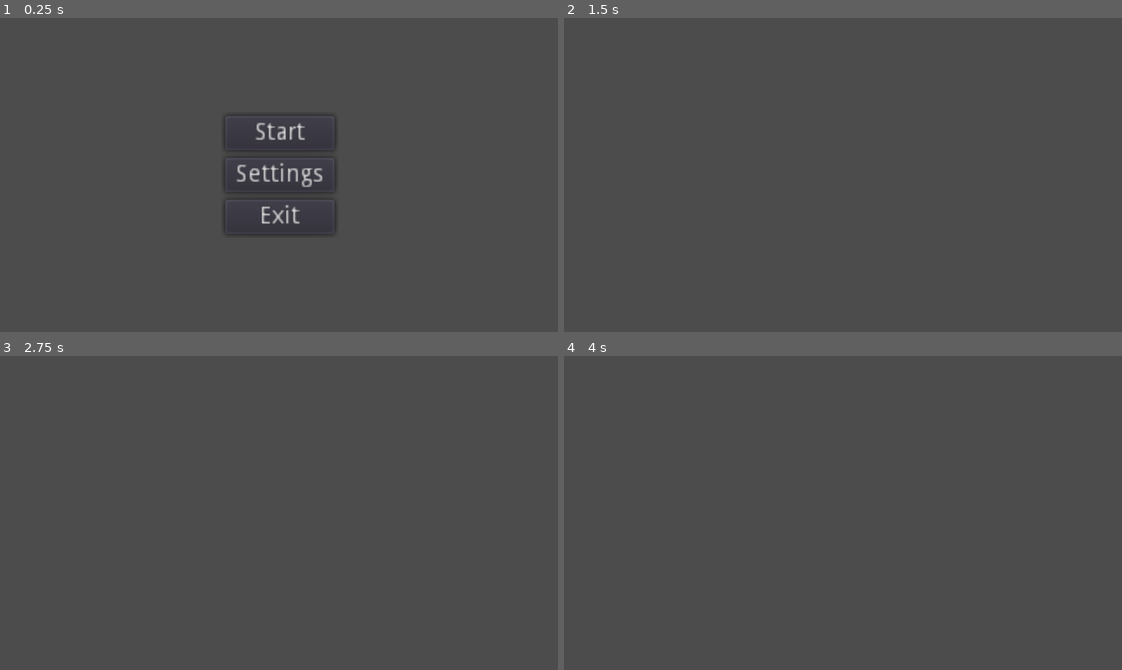
Above: before the commit, frames 1-4 (two rows, left to right).
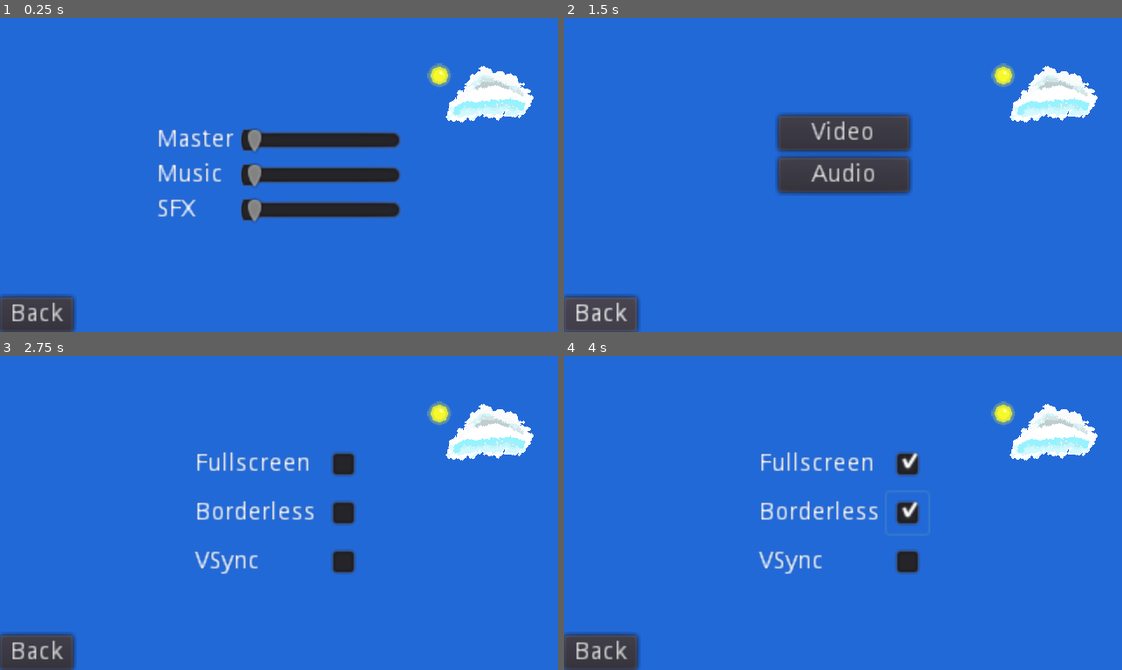
Above: after the commit, the same moments.

Repository: KevCoorp/Qube-Dash
Game: Godot game, scene res://Menu/MainMenu.tscn
Two runs of this game, one before a commit and one after it. Both use one fixed random seed, a clock stepped at 60 frames per second and the inputs below.
Inputs (mouse positions are in pixels of both pictures, inside the frame that each line leads up to):
- Up to frame 1 (0.25 s): no input
- Up to frame 2 (1.5 s): click (843, 134) at 0.5 s, where only the run before the commit has a clickable "Start"; click (603, 313) at 1.25 s, where only the run after the commit has a clickable "Back"
- Up to frame 3 (2.75 s): click (279, 472) at 2 s, where only the run after the commit has a clickable "Video"
- Up to frame 4 (4 s): click (904, 462) at 2.77 s; click (904, 513) at 3.52 s

The runs differ from the first frame. In frame 1, 98% of the frame differs, in the area x 0-100%, y 0-100%; in frame 2, 94%; in frame 3, 99%; in frame 4, 99%.

Commit message:
audio fixes

Diff:
--- a/Level/Level1.tscn
+++ b/Level/Level1.tscn
@@ -15,6 +15,7 @@
 [ext_resource path="res://NextLevel.tscn" type="PackedScene" id=13]
 [ext_resource path="res://Textures/Environment/tree.png" type="Texture" id=14]
 [ext_resource path="res://Menu/MainMenu.tscn" type="PackedScene" id=15]
+[ext_resource path="res://Audio/bgm/overworld.mp3" type="AudioStream" id=16]
 
 [sub_resource type="ConvexPolygonShape2D" id=4]
 points = PoolVector2Array( 18, 18, 0, 18, 0, 0, 18, 0 )
@@ -605,6 +606,10 @@
 position = Vector2( 2014, -13 )
 shape = SubResource( 23 )
 
+[node name="Overworld" type="AudioStreamPlayer2D" parent="."]
+stream = ExtResource( 16 )
+autoplay = true
+
 [connection signal="coin_collected" from="Coins/Coin" to="HUD" method="_on_coin_collected"]
 [connection signal="coin_collected" from="Coins/Coin2" to="HUD" method="_on_coin_collected"]
 [connection signal="coin_collected" from="Coins/Coin3" to="HUD" method="_on_coin_collected"]
--- a/Menu/MainMenu.tscn
+++ b/Menu/MainMenu.tscn
@@ -1,7 +1,9 @@
-[gd_scene load_steps=3 format=2]
+[gd_scene load_steps=5 format=2]
 
 [ext_resource path="res://Script/MainMenu.gd" type="Script" id=1]
-[ext_resource path="res://Audio/bgm/mainmenu.wav" type="AudioStream" id=2]
+[ext_resource path="res://Audio/bgm/mainmenu.mp3" type="AudioStream" id=2]
+[ext_resource path="res://Textures/Environment/sun.png" type="Texture" id=3]
+[ext_resource path="res://Textures/Environment/cloud.png" type="Texture" id=4]
 
 [node name="MainMenu" type="Control"]
 pause_mode = 2
@@ -9,15 +11,28 @@
 anchor_bottom = 1.0
 script = ExtResource( 1 )
 
+[node name="ColorRect" type="ColorRect" parent="."]
+anchor_right = 1.0
+anchor_bottom = 1.0
+color = Color( 0.137255, 0.415686, 0.85098, 1 )
+
+[node name="Cloud" type="Sprite" parent="ColorRect"]
+position = Vector2( 281, 44 )
+scale = Vector2( 0.570313, 0.570313 )
+texture = ExtResource( 4 )
+
+[node name="Sun" type="Sprite" parent="ColorRect"]
+position = Vector2( 252, 33 )
+scale = Vector2( 0.570313, 0.570313 )
+texture = ExtResource( 3 )
+
 [node name="Menu" type="VBoxContainer" parent="."]
-anchor_left = 0.5
-anchor_top = 0.5
-anchor_right = 0.5
-anchor_bottom = 0.5
-margin_left = -31.5
-margin_top = -34.0
-margin_right = 31.5
-margin_bottom = 34.0
+visible = false
+anchor_bottom = 1.0
+margin_left = 10.0
+margin_top = 100.0
+margin_right = 73.0
+margin_bottom = 1.0
 
 [node name="Start" type="Button" parent="Menu"]
 margin_right = 63.0
@@ -136,7 +151,6 @@
 text = "Back"
 
 [node name="Audio" type="Control" parent="."]
-visible = false
 anchor_right = 1.0
 anchor_bottom = 1.0
 
@@ -184,11 +198,13 @@
 [node name="Master" type="HSlider" parent="Audio/HBoxContainer/Slider"]
 margin_right = 92.0
 margin_bottom = 16.0
+max_value = 5.0
 
 [node name="Music" type="HSlider" parent="Audio/HBoxContainer/Slider"]
 margin_top = 20.0
 margin_right = 92.0
 margin_bottom = 36.0
+max_value = 3.0
 
 [node name="SFX" type="HSlider" parent="Audio/HBoxContainer/Slider"]
 margin_top = 40.0
@@ -202,9 +218,9 @@
 margin_right = 42.0
 text = "Back"
 
-[node name="MainMusic" type="AudioStreamPlayer" parent="."]
+[node name="MainMenu" type="AudioStreamPlayer2D" parent="."]
 stream = ExtResource( 2 )
-autoplay = true
+bus = "Music"
 
 [connection signal="pressed" from="Menu/Start" to="." method="_on_Start_pressed"]
 [connection signal="pressed" from="Menu/Settings" to="." method="_on_Settings_pressed"]
@@ -217,7 +233,5 @@
 [connection signal="toggled" from="Video/HBoxContainer/Checks/VSync" to="." method="_on_VSync_toggled"]
 [connection signal="pressed" from="Video/BackVideo" to="." method="_on_BackVideo_pressed"]
 [connection signal="toggled" from="Video/BackVideo" to="." method="_on_BackVideo_toggled"]
-[connection signal="value_changed" from="Audio/HBoxContainer/Slider/Master" to="." method="_on_Master_value_changed"]
 [connection signal="value_changed" from="Audio/HBoxContainer/Slider/Music" to="." method="_on_Music_value_changed"]
-[connection signal="value_changed" from="Audio/HBoxContainer/Slider/SFX" to="." method="_on_SFX_value_changed"]
 [connection signal="pressed" from="Audio/BackAudio" to="." method="_on_BackAudio_pressed"]
--- a/Script/MainMenu.gd
+++ b/Script/MainMenu.gd
@@ -12,8 +12,6 @@
 func toggle():
 	visible = !visible
 	get_tree().paused = visible
-
-
 
 func _on_Start_pressed():
 	toggle()
@@ -35,26 +33,14 @@
 
 # Settings menu
 
-
 func _on_BackSettings_pressed():
 	show_and_hide(menu, settings)
-
 
 # Audio settings
 func _on_Audio_pressed():
 	show_and_hide(audio, settings)
 
-func _on_Master_value_changed(value):
-	volume(0, value)
 
-func volume(bus_index, value):
-	AudioServer.set_bus_volume_db(bus_index, value)
-
-func _on_Music_value_changed(value):
-	volume(1, value)
-
-func _on_SFX_value_changed(value):
-	volume(2, value)
 
 func _on_BackAudio_pressed():
 	show_and_hide(settings, audio)
@@ -76,3 +62,11 @@
 
 func _on_BackVideo_pressed():
 	show_and_hide(settings, video)
+
+
+func _on_Music_value_changed(value: float) -> void:
+	set_bus_volume(1, value)
+
+func set_bus_volume(bus_index: int, value: float) -> void:
+		AudioServer.set_bus_volume_db(bus_index, linear2db(value))
+		AudioServer.set_bus_mute (bus_index, value < 0.01)
--- a/default_bus_layout.tres
+++ b/default_bus_layout.tres
@@ -1,12 +1,13 @@
 [gd_resource type="AudioBusLayout" format=2]
 
 [resource]
+bus/0/volume_db = -0.0638371
 bus/1/name = "Music"
 bus/1/solo = false
 bus/1/mute = false
 bus/1/bypass_fx = false
 bus/1/volume_db = 0.0
-bus/1/send = "Master"
+bus/1/send = "Music"
 bus/2/name = "SFX"
 bus/2/solo = false
 bus/2/mute = false
Not shown, added: Audio/bgm/mainmenu.mp3.import
Not shown, removed: Audio/bgm/mainmenu.wav.import
Not shown, added: Audio/bgm/overworld.mp3.import
Not shown: 1 places in Level/Level1.tscn that only renumber resources
Not shown, added: Audio/bgm/mainmenu.mp3
Not shown, removed: Audio/bgm/mainmenu.wav
Not shown, added: Audio/bgm/overworld.mp3
